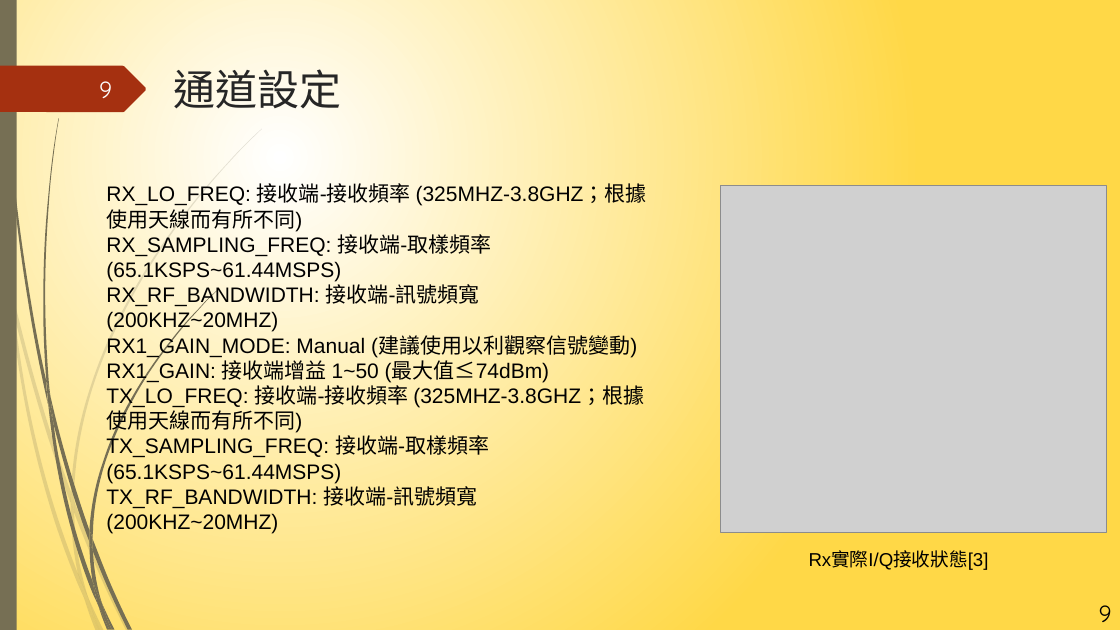
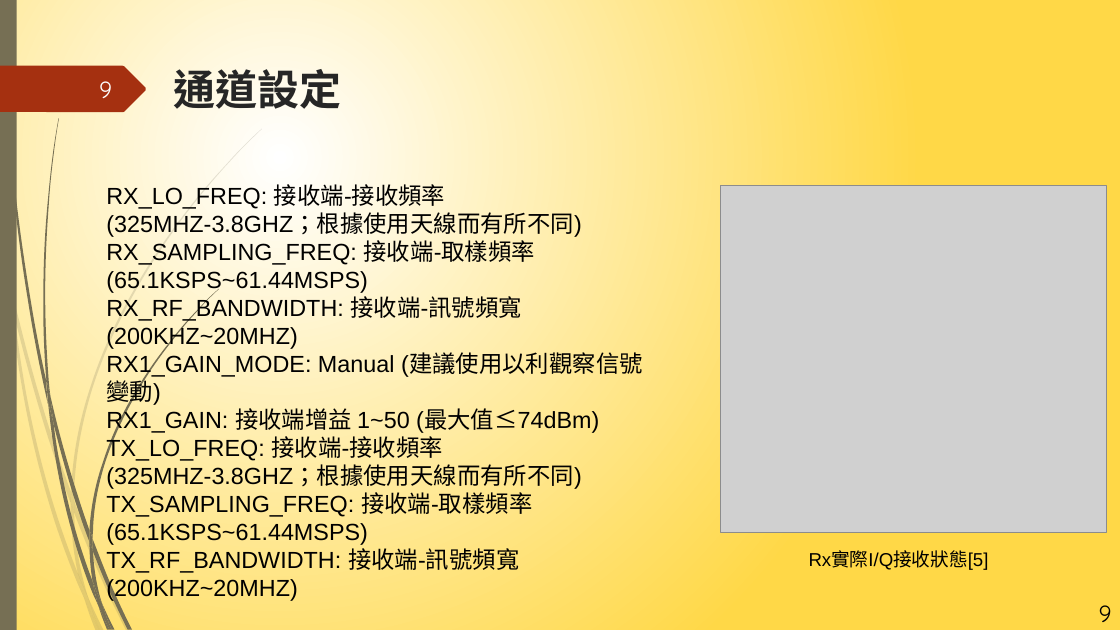
Before and after one commit to NIUWCSP/OTSM, a slide deck: slide 9 of report/以SDR實現OTSM通訊技術.pptx. Drawn at 1120x630 pixels with LibreOffice and Linux fonts; fonts in the diff are those of the drawing; grey boxes stand for pictures. Boxes give left, top, right and bottom in pixels: in the first picture for what was removed or moved away, otherwise in the second. Text is boxed around its words. In the diff, an @@ line names an element or a change of style, - is before the commit and + after.

```diff
--- a/report/以SDR實現OTSM通訊技術.pptx
+++ b/report/以SDR實現OTSM通訊技術.pptx
@@ title "通道設定" at (x1=174, y1=69, x2=342, y2=109): font Quicksand to Noto Sans CJK JP, bold on @@
@@ text "RX_LO_FREQ: 接收端-接收頻率 (325MHZ-3.8GHZ；根據使用天線而有所不同) RX_SAMPLING ..." at (x1=106, y1=184, x2=643, y2=601): size 18 to 20 pt @@
@@ text at (x1=809, y1=551, x2=989, y2=570): text changed @@
-Rx實際I/Q接收狀態[3]
+Rx實際I/Q接收狀態[5]
```
Also in this commit, not shown: 17 other slides changed, 1 slide removed.
